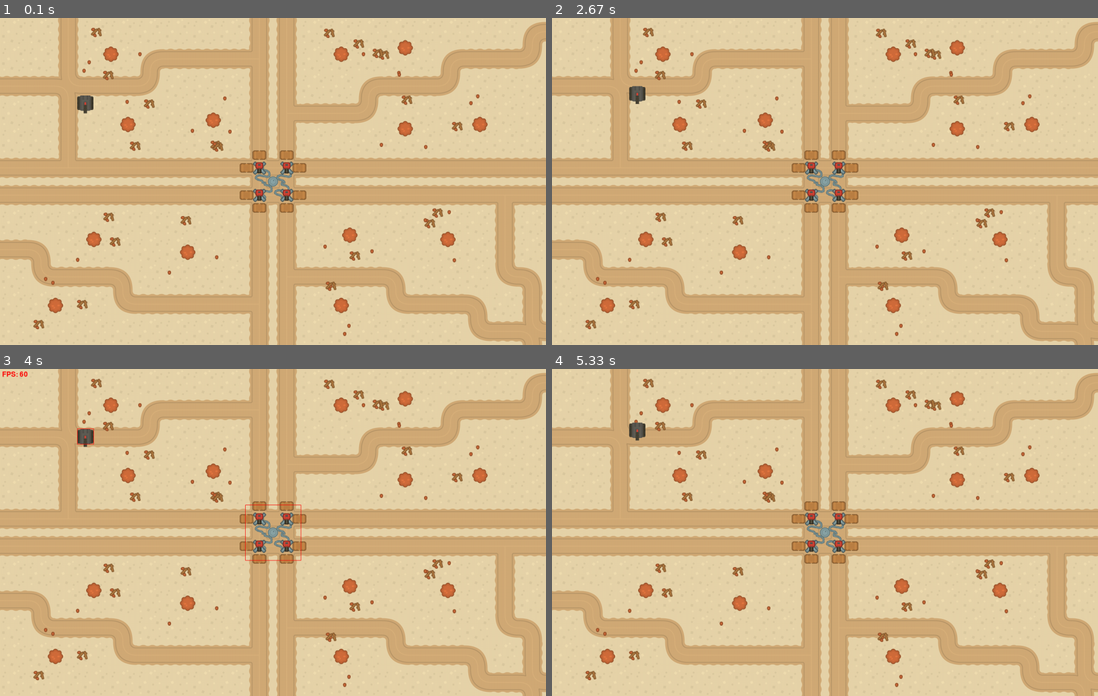
Above: before the commit, frames 1-4 (two rows, left to right).
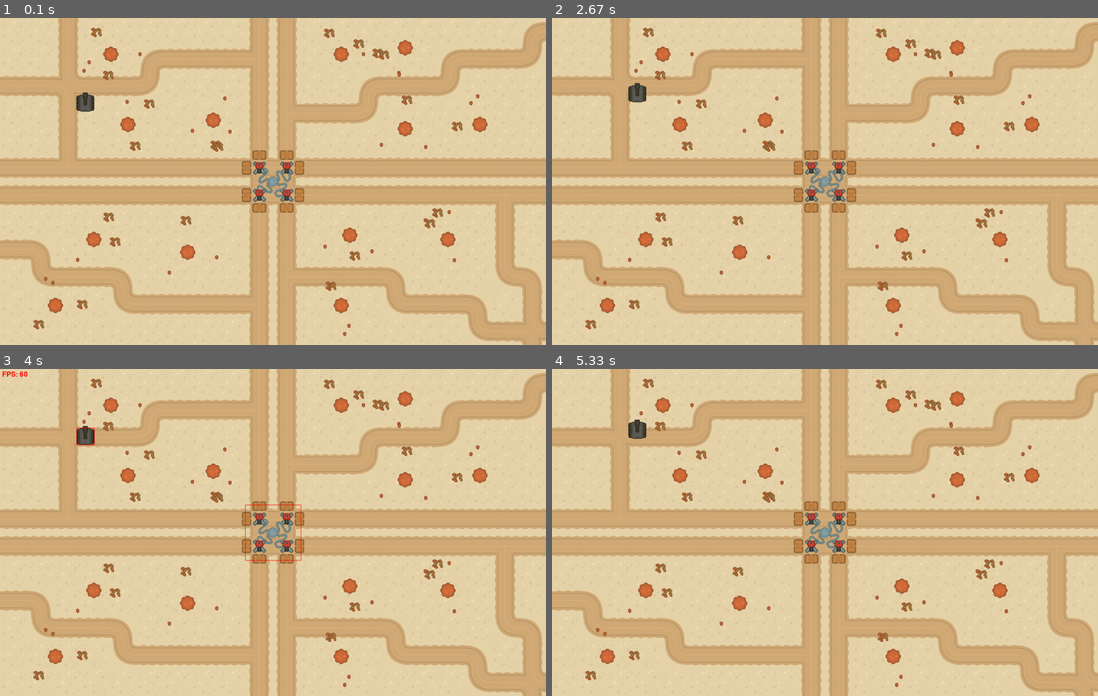
Above: after the commit, the same moments.

Repository: ThMinky/Script-Programming-Pygame
Game: pygame game, started from ScriptProgramming_Project/main.py
Two runs of this game, one before a commit and one after it. Both use one fixed random seed, a clock stepped at 60 frames per second and the inputs below.
Inputs:
- Up to frame 1 (0.1 s): no input
- Up to frame 2 (2.67 s): tap C at 0.33, 1.98 s; tap V at 0.67, 2.32 s; tap W at 1, 1.4, 1.7, 1.9, 2.23, 2.53 s
- Up to frame 3 (4 s): tap W at 2.73, 3.03, 3.3, 3.63, 3.93 s; tap C at 3.38 s; tap V at 3.72 s
- Up to frame 4 (5.33 s): tap W at 4.07, 4.47, 4.77, 5.13 s; tap C at 4.55 s; tap V at 5.22 s

The runs differ from the first frame. In frame 1, 0.5% of the frame differs, in the area x 14-61%, y 22-83%; in frame 2, 0.5%; in frame 3, 0.5%, in the area x 13-61%, y 17-83%; in frame 4, 0.5%.

Commit message:
+ New player sprite

Diff:
--- a/ScriptProgramming_Project/pyre/components/sprite.py
+++ b/ScriptProgramming_Project/pyre/components/sprite.py
@@ -42,8 +42,8 @@
         for collider in self.m_parent.GetComponentsByType(BaseCollider):
             collider.m_sprite = self
 
+        self.UpdateScale()
         self.UpdateRotation()
-        self.UpdateScale()
 
     def Uninit(self) -> None:
         from pyre.components.colliders import BaseCollider
--- a/ScriptProgramming_Project/scene.py
+++ b/ScriptProgramming_Project/scene.py
@@ -278,8 +278,8 @@
 
         turret = Entity(
             parentTransform=hull.GetComponentByType(Transform),
-            localPos=pygame.Vector2(0, 0),
-            localRot=0,
+            localPos=pygame.Vector2(0, 5),
+            localRot=180
         )
         turret.AddComponent(Sprite(surface=self.spriteMng.GetSprite("darkTankTurret")))
 
Binary file added: ScriptProgramming_Project/resources/Sample.png
Binary file changed: ScriptProgramming_Project/resources/tanks/tank_hull_dark.png
Binary file changed: ScriptProgramming_Project/resources/tanks/tank_turret_dark.png
